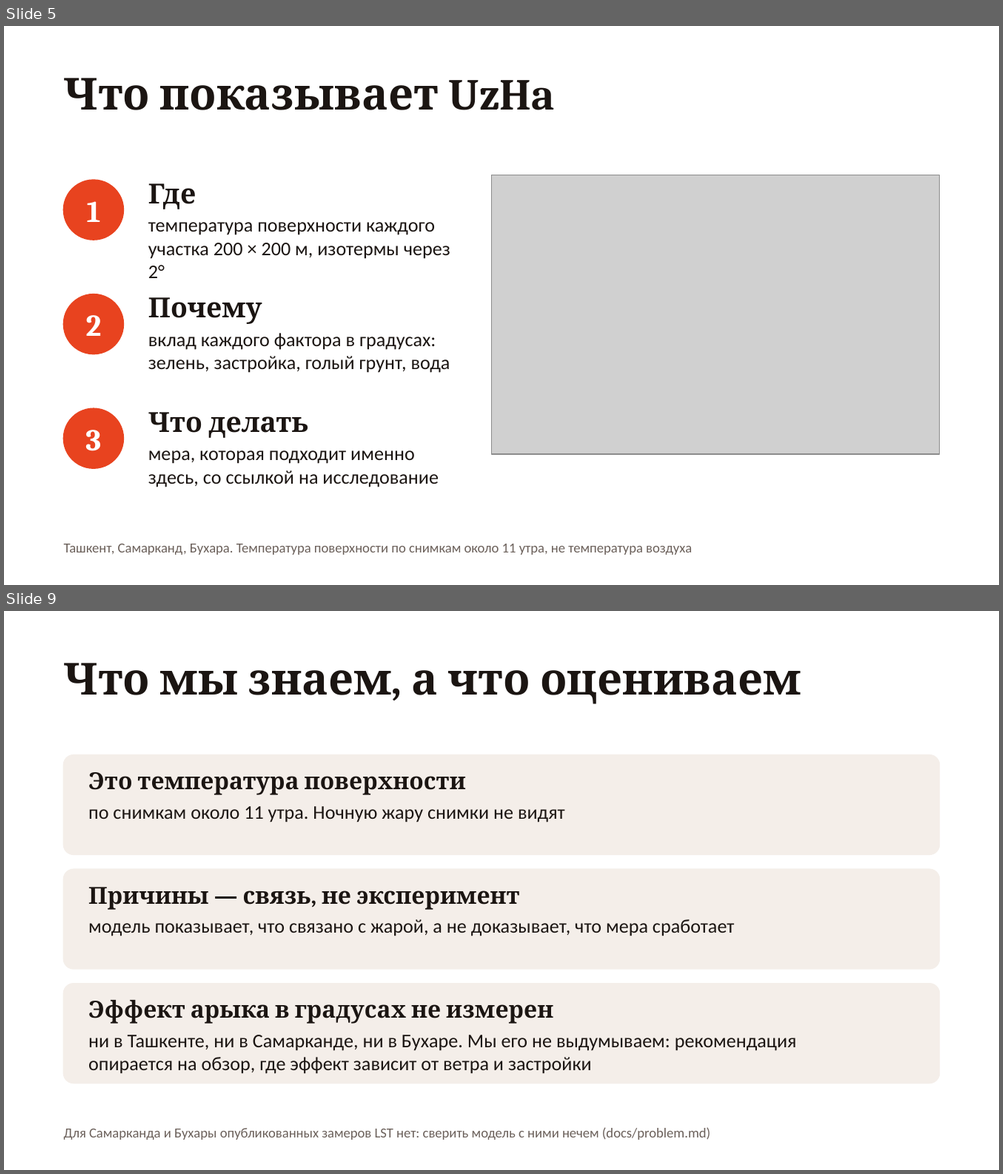
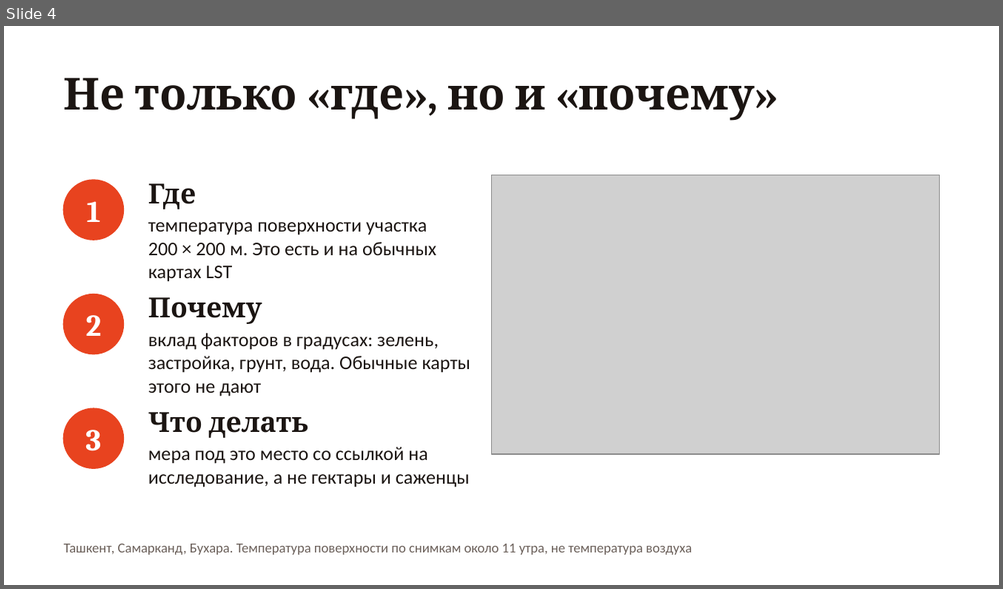
Before and after one commit to root3315/uzha-heat, a slide deck: docs/uzha-pitch.pptx. Shown one above the other, each under a label of ours: slides 5 and 9 before the commit, slide 4 after it; the slides between them are not shown. The pictures are 1003x1174 and 1003x589 pixels, drawn with LibreOffice and Linux fonts; fonts in the diff are those of the drawing; grey boxes stand for pictures. Boxes give left, top, right and bottom in pixels: in the first picture for what was removed or moved away, otherwise in the second. Text is boxed around its words. In the diff, an @@ line names an element or a change of style, - is before the commit and + after.

Commit message:
docs: pitch names the MODIS check and the night heat island (#64)

```diff
--- a/docs/uzha-pitch.pptx
+++ b/docs/uzha-pitch.pptx
@@ slide 9 removed at [4, 611, 999, 1170], background #FFFFFF @@
@@ text removed at [64, 663, 801, 704] @@
-Что мы знаем, а что оцениваем
@@ rounded rectangle removed at [64, 755, 939, 854] @@
@@ text removed at [88, 772, 466, 795] @@
-Это температура поверхности
@@ text removed at [88, 806, 565, 823] @@
-по снимкам около 11 утра. Ночную жару снимки не видят
@@ rounded rectangle removed at [64, 869, 939, 969] @@
@@ text removed at [88, 887, 520, 910] @@
-Причины — связь, не эксперимент
@@ text removed at [88, 920, 734, 937] @@
-модель показывает, что связано с жарой, а не доказывает, что мера сработает
@@ rounded rectangle removed at [64, 984, 939, 1083] @@
@@ text removed at [88, 1000, 553, 1024] @@
-Эффект арыка в градусах не измерен
@@ text removed at [88, 1035, 797, 1074] @@
-ни в Ташкенте, ни в Самарканде, ни в Бухаре. Мы его не выдумываем: рекомендация опирается на обзор, где эффект зависит от ветра и застройки
@@ text removed at [64, 1128, 710, 1140] @@
-Для Самарканда и Бухары опубликованных замеров LST нет: сверить модель с ними нечем (docs/problem.md)
@@ what was slide 5 is now slide 4 @@
@@ slide 4 changed as well @@
@@ text at [64, 78, 754, 121]: text changed @@
-Что показывает UzHa
+Не только «где», но и «почему»
@@ text at [148, 222, 436, 282]: text changed @@
-температура поверхности каждого участка 200 × 200 м, изотермы через 2°
+температура поверхности участка 200 × 200 м. Это есть и на обычных картах LST
@@ text at [148, 333, 471, 397]: text changed @@
-вклад каждого фактора в градусах: зелень, застройка, голый грунт, вода
+вклад факторов в градусах: зелень, застройка, грунт, вода. Обычные карты этого не дают
@@ text at [148, 447, 469, 488]: text changed @@
-мера, которая подходит именно здесь, со ссылкой на исследование
+мера под это место со ссылкой на исследование, а не гектары и саженцы
```
Also in this commit, not shown: 7 other slides changed, 1 slide added, 1 other slide removed.
